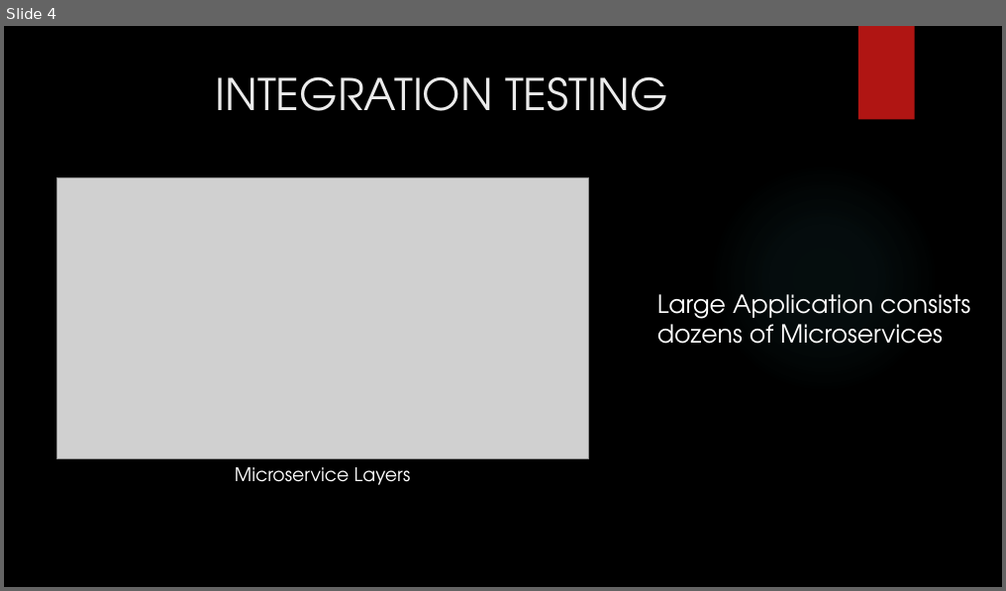
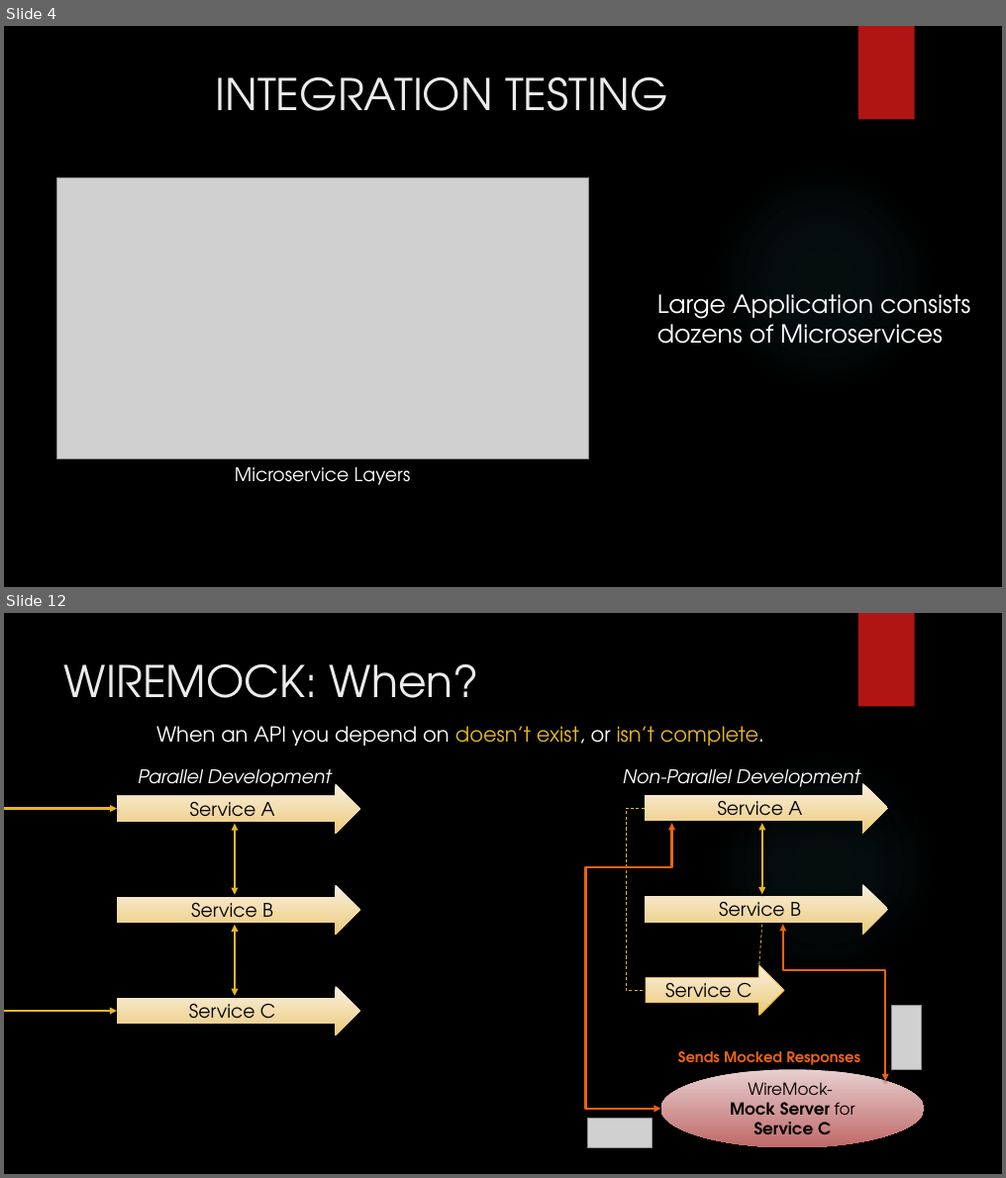
Before and after one commit to SubhajitSaha7/Angular, a slide deck: WireMock_DFSSubhajitSaha.pptx. Shown one above the other, each under a label of ours: slide 4 before the commit, slides 4 and 12 after it; the slides between them are not shown. The pictures are 1006x591 and 1006x1178 pixels, drawn with LibreOffice and Linux fonts; fonts in the diff are those of the drawing; grey boxes stand for pictures; background and template pictures are left out. Boxes give left, top, right and bottom in pixels: in the first picture for what was removed or moved away, otherwise in the second. Text is boxed around its words. In the diff, an @@ line names an element or a change of style, - is before the commit and + after.

```diff
--- a/WireMock_DFSSubhajitSaha.pptx
+++ b/WireMock_DFSSubhajitSaha.pptx
@@ slide 12 added at <box>4,613,1002,1174</box>, background picture (left out); not listed: 2 template elements that a slide beside it also shows @@
@@ title added at <box>64,664,479,698</box>, 42 pt, text #EBEBEB @@
+WIREMOCK: When?
@@ text added at <box>156,726,764,746</box>, 20 pt, text #E6B729 @@
+When an API you depend on doesn’t exist, or isn’t complete.
@@ right arrow added at <box>117,783,360,834</box>, fill gradient #FAF2E3 to #ECC977, 18 pt, text #000000 @@
+Service A
@@ text added at <box>138,769,332,787</box>, 18 pt, text #FFFFFF, italic @@
+Parallel Development
@@ text added at <box>623,769,860,787</box>, 18 pt, text #FFFFFF, italic @@
+Non-Parallel Development
@@ right arrow added at <box>645,783,888,833</box>, fill gradient #FAF2E3 to #ECC977, 18 pt, text #000000 @@
+Service A
@@ elbow double arrow added from (117, 808) to (117, 1011), #E6B729 2.25 pt @@
@@ elbow line added from (645, 808) to (646, 990), #E6B729 0.75 pt dashed @@
@@ double arrow added from (235, 823) to (235, 894), #E6B729 2.25 pt @@
@@ elbow double arrow added from (672, 823) to (661, 1109), #EA6312 2.25 pt @@
@@ double arrow added from (762, 823) to (762, 894), #E6B729 2.25 pt @@
@@ right arrow added at <box>117,884,360,935</box>, fill gradient #FAF2E3 to #ECC977, 18 pt, text #000000 @@
+Service B
@@ right arrow added at <box>645,884,888,935</box>, fill gradient #FAF2E3 to #ECC977, 18 pt, text #000000 @@
+Service B
@@ double arrow added from (235, 925) to (235, 996), #E6B729 2.25 pt @@
@@ line added from (762, 925) to (759, 965), #E6B729 0.75 pt dashed @@
@@ elbow double arrow added from (783, 925) to (886, 1081), #EA6312 2.25 pt @@
@@ right arrow added at <box>646,965,784,1016</box>, fill gradient #FAF2E3 to #ECC977, outline #E6B729 0.75 pt, 18 pt, text #000000 @@
+Service C
@@ right arrow added at <box>117,986,360,1036</box>, fill gradient #FAF2E3 to #ECC977, 18 pt, text #000000 @@
+Service C
@@ picture added at <box>892,1006,922,1070</box> @@
@@ text added at <box>678,1052,860,1065</box>, 14 pt, text #EA6312, bold @@
+Sends Mocked Responses
@@ ellipse added at <box>661,1069,924,1149</box>, fill gradient #E8D1D0 to #C06969, 16 pt, text #000000, bold @@
+WireMock-
+Mock Server for Service C
@@ picture added at <box>588,1118,652,1148</box> @@
```
Also in this commit, not shown: 14 other slides added, 1 slide removed.
